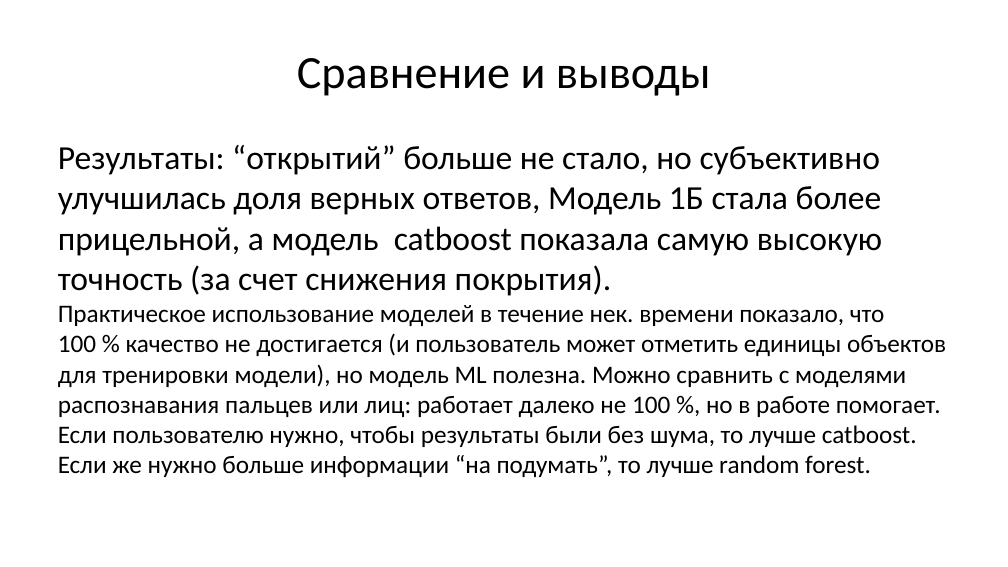
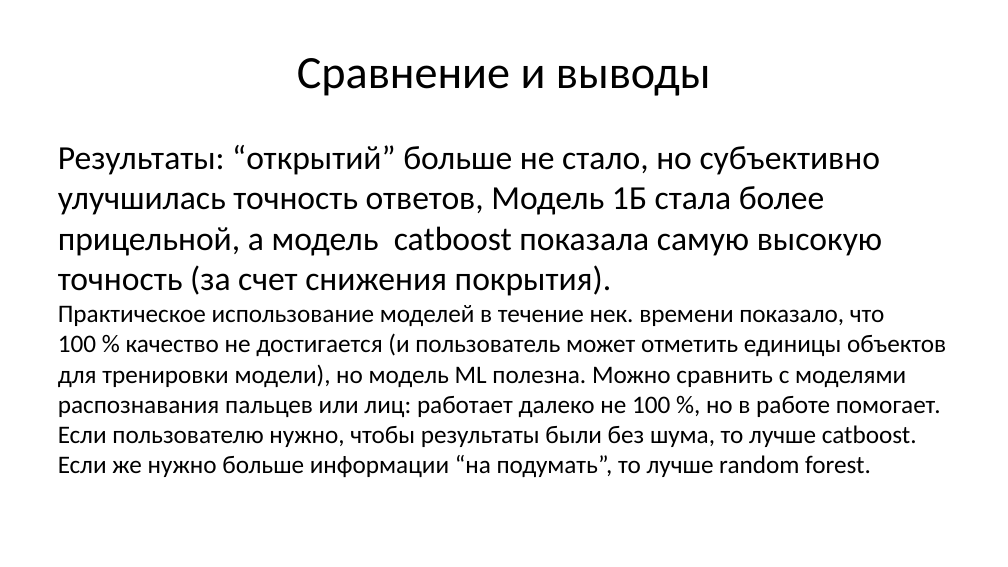
Before and after one commit to Charles-Wi/OtusML, a slide deck: slide 9 of Diploma/User cases при использовании моделей.pptx. Drawn at 1008x567 pixels with LibreOffice and Linux fonts; fonts in the diff are those of the drawing. Boxes give left, top, right and bottom in pixels: in the first picture for what was removed or moved away, otherwise in the second. Text is boxed around its words. In the diff, an @@ line names an element or a change of style, - is before the commit and + after.

```diff
--- a/Diploma/User cases при использовании моделей.pptx
+++ b/Diploma/User cases при использовании моделей.pptx
@@ text at [58, 145, 882, 296]: text changed @@
-Результаты: “открытий” больше не стало, но субъективно улучшилась доля верных ответов, Модель 1Б стала более прицельной, а модель catboost показала самую высокую точность (за счет снижения покрытия).
+Результаты: “открытий” больше не стало, но субъективно улучшилась точность ответов, Модель 1Б стала более прицельной, а модель catboost показала самую высокую точность (за счет снижения покрытия).
```
Also in this commit, not shown: 3 other slides changed, 1 other file.
